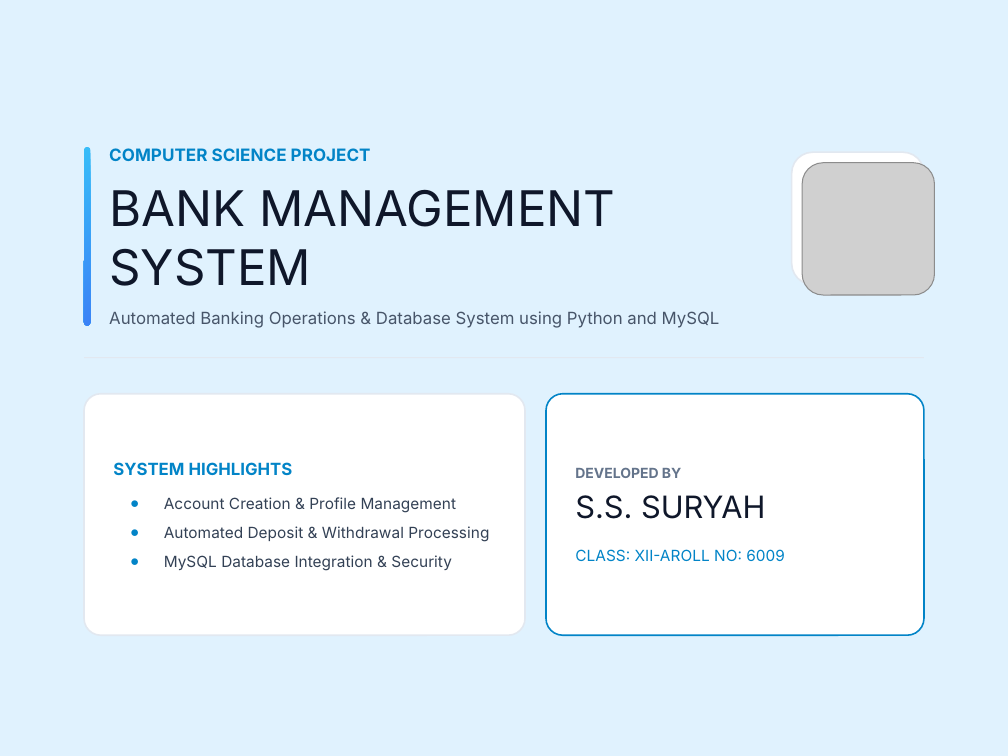
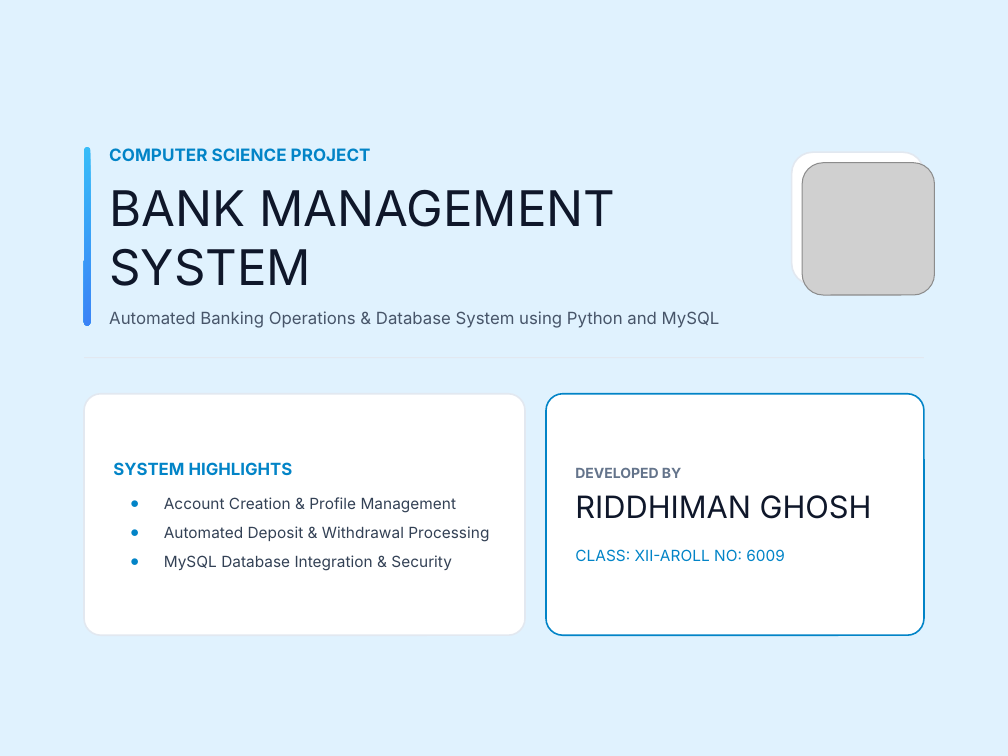
Before and after one commit to JamesWalton69/cs-project_12, a slide deck: slide 1 of BANK MANAGEMENT SYSTEM.pptx. Drawn at 1008x756 pixels with LibreOffice and Linux fonts; fonts in the diff are those of the drawing; grey boxes stand for pictures. Boxes give left, top, right and bottom in pixels: in the first picture for what was removed or moved away, otherwise in the second. Text is boxed around its words. In the diff, an @@ line names an element or a change of style, - is before the commit and + after.

Commit message:
Replace all occurrences of suryah with riddhiman across project report and presentation

```diff
--- a/BANK MANAGEMENT SYSTEM.pptx
+++ b/BANK MANAGEMENT SYSTEM.pptx
@@ text at [575, 495, 872, 519]: text changed @@
-S.S. SURYAH
+RIDDHIMAN GHOSH
```
Also in this commit, not shown: 1 other slide changed, 4 other files.
